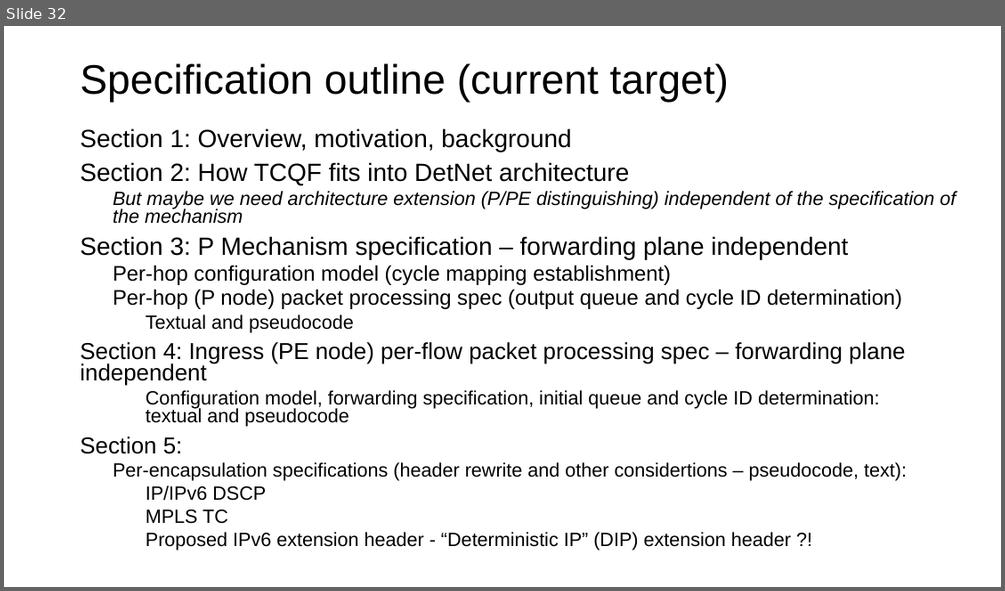
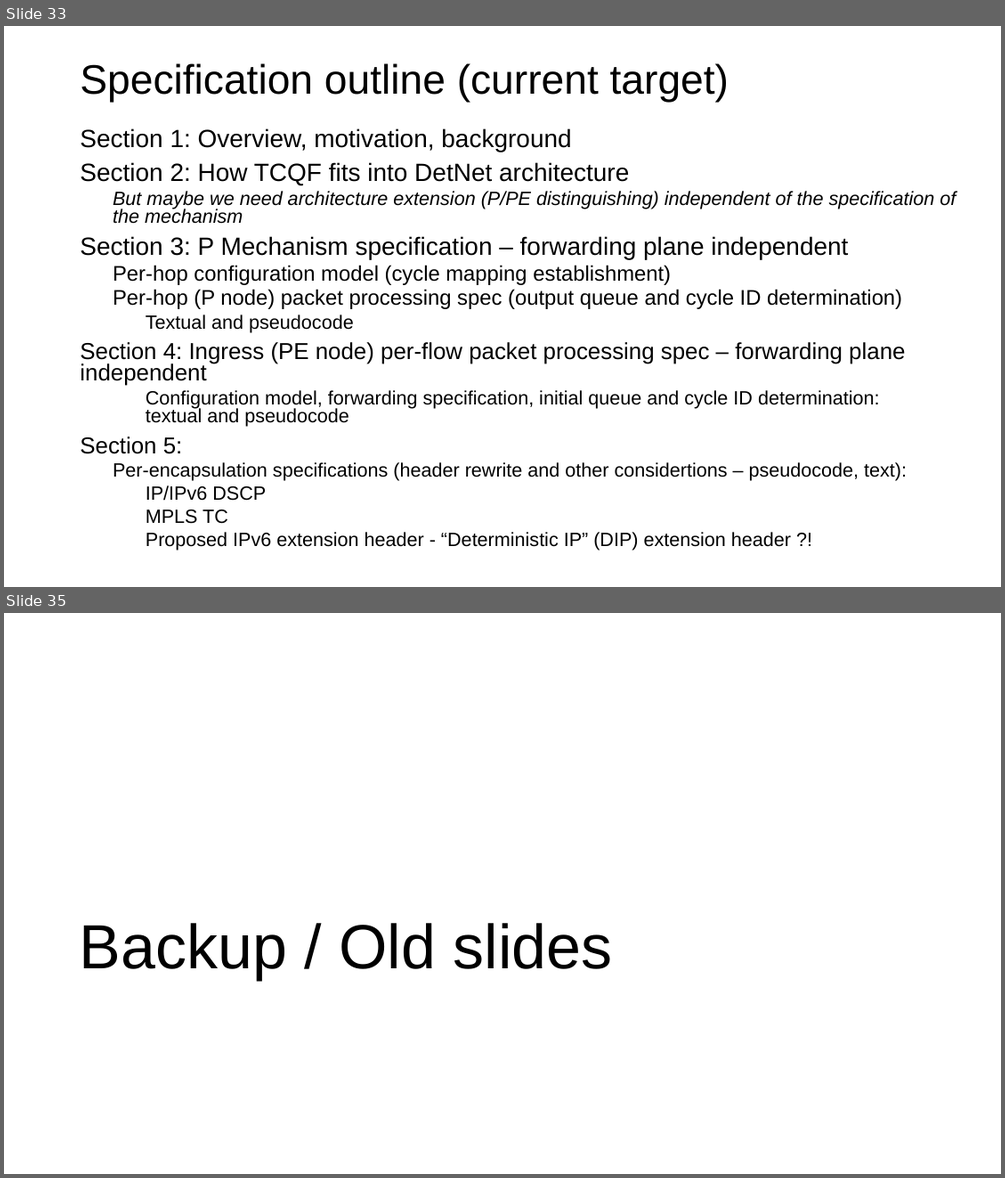
Before and after one commit to toerless/detnet, a slide deck: tcqf-slides.pptx. Shown one above the other, each under a label of ours: slide 32 before the commit, slides 33 and 35 after it; the slides between them are not shown. The pictures are 1005x591 and 1005x1178 pixels, drawn with LibreOffice and Linux fonts; fonts in the diff are those of the drawing. Boxes give left, top, right and bottom in pixels: in the first picture for what was removed or moved away, otherwise in the second. Text is boxed around its words. In the diff, an @@ line names an element or a change of style, - is before the commit and + after.

```diff
--- a/tcqf-slides.pptx
+++ b/tcqf-slides.pptx
@@ slide 35 added at box(4, 613, 1001, 1174), background #FFFFFF @@
@@ title added at box(80, 923, 613, 980), 60 pt, text #000000 @@
+Backup / Old slides
@@ what was slide 32 is now slide 33 @@
```
Also in this commit, not shown: 9 slides changed, 4 other slides added.
